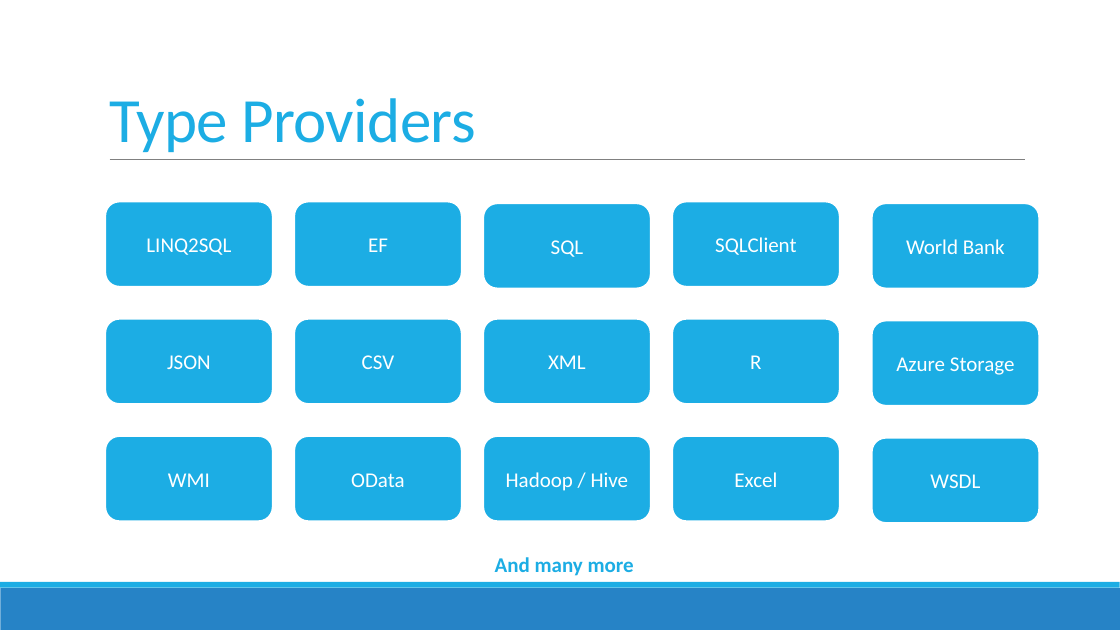
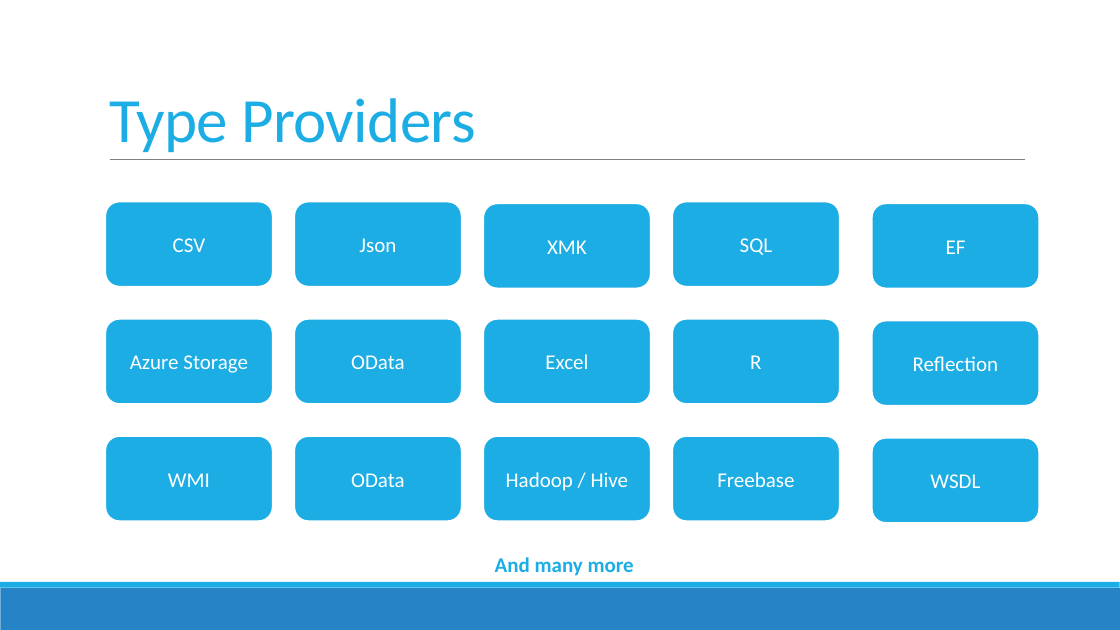
Before and after one commit to jorgef/fsharpworkshop, a slide deck: slide 71 of FSharpWorkshop_Slides.pptx (slide 74 before the commit). Drawn at 1120x630 pixels with LibreOffice and Linux fonts; fonts in the diff are those of the drawing. Boxes give left, top, right and bottom in pixels: in the first picture for what was removed or moved away, otherwise in the second. Text is boxed around its words. In the diff, an @@ line names an element or a change of style, - is before the commit and + after.

```diff
--- a/FSharpWorkshop_Slides.pptx
+++ b/FSharpWorkshop_Slides.pptx
@@ text in rounded rectangle at [173,238,206,252]: text changed @@
-LINQ2SQL
+CSV
@@ text in rounded rectangle at [359,238,396,252]: text changed @@
-EF
+Json
@@ text in rounded rectangle at [740,238,773,255]: text changed @@
-SQLClient
+SQL
@@ text in rounded rectangle at [547,240,587,254]: text changed @@
-SQL
+XMK
@@ text in rounded rectangle at [946,240,966,254]: text changed @@
-World Bank
+EF
@@ text in rounded rectangle at [130,355,248,373]: text changed @@
-JSON
+Azure Storage
@@ text in rounded rectangle at [351,355,404,369]: text changed @@
-CSV
+OData
@@ text in rounded rectangle at [545,354,588,369]: text changed @@
-XML
+Excel
@@ text in rounded rectangle at [913,356,998,371]: text changed @@
-Azure Storage
+Reflection
@@ text in rounded rectangle at [717,472,794,487]: text changed @@
-Excel
+Freebase
```
Also in this commit, not shown: 10 other slides changed, 1 slide added, 7 slides removed, 10 other files.
